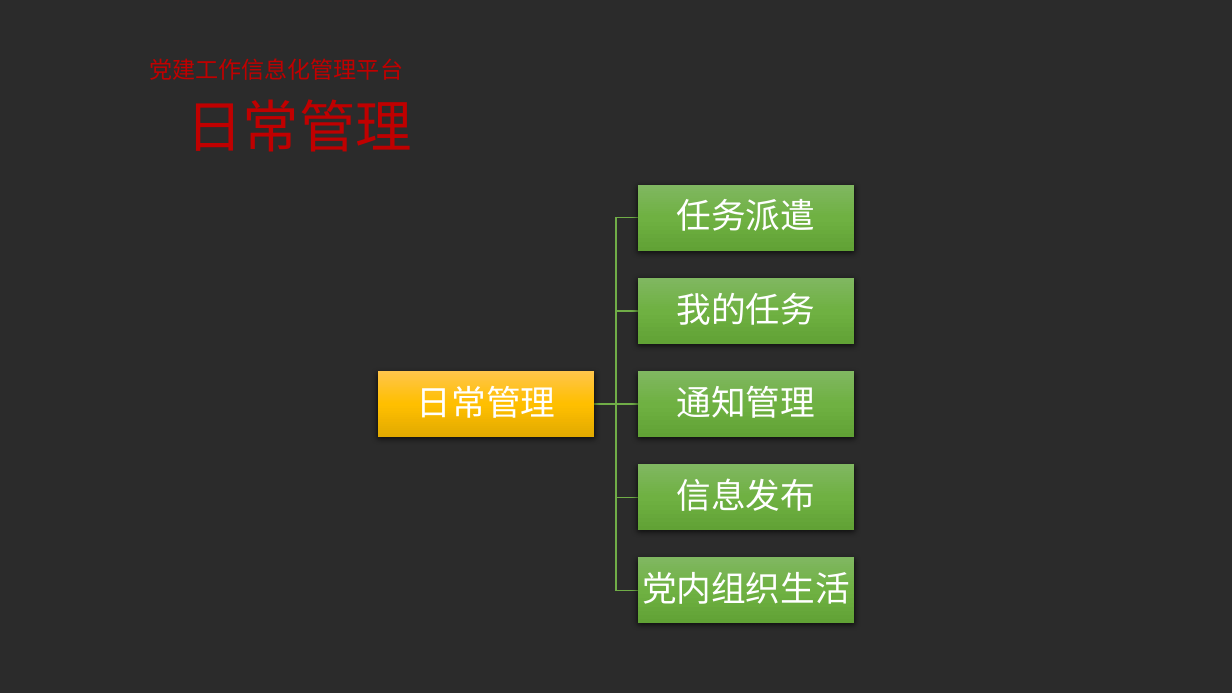
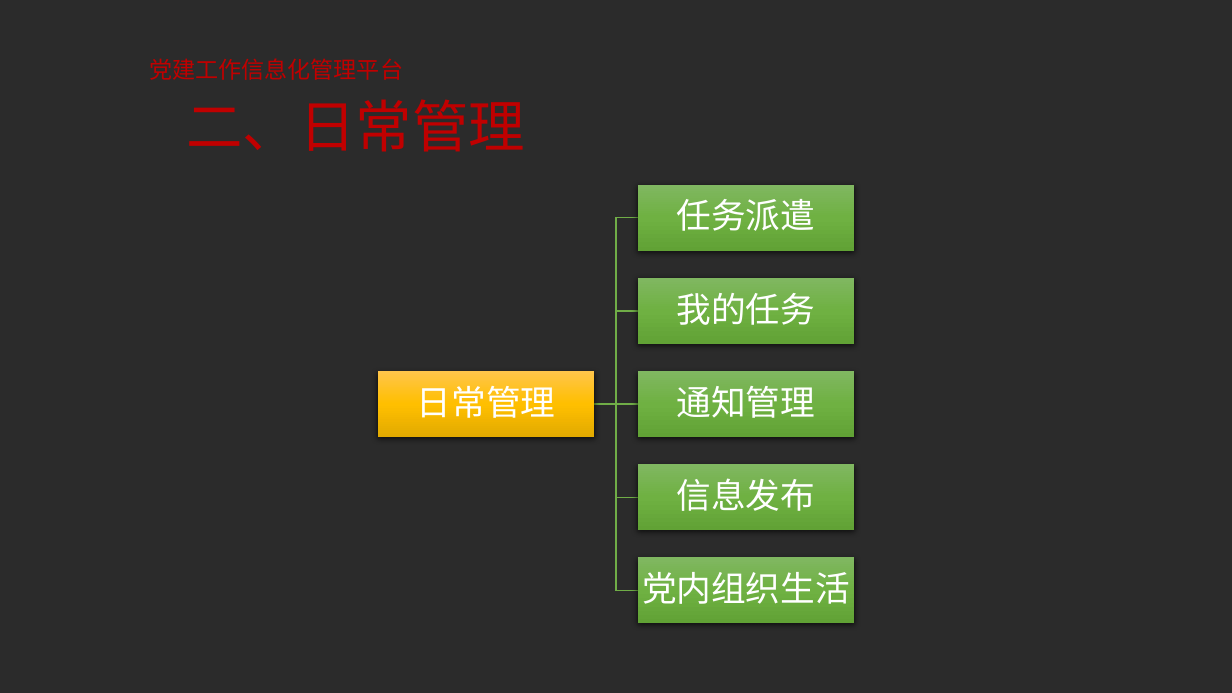
Before and after one commit to rider11-dev/work, a slide deck: slide 4 of PartyBuilding/党建资料/党建演示ppt/党建工作信息化管理平台.pptx. Drawn at 1232x693 pixels with LibreOffice and Linux fonts; fonts in the diff are those of the drawing; background and template pictures are left out; a plain dark background stands for a picture behind light text. Boxes give left, top, right and bottom in pixels: in the first picture for what was removed or moved away, otherwise in the second. Text is boxed around its words. In the diff, an @@ line names an element or a change of style, - is before the commit and + after.

```diff
--- a/PartyBuilding/党建资料/党建演示ppt/党建工作信息化管理平台.pptx
+++ b/PartyBuilding/党建资料/党建演示ppt/党建工作信息化管理平台.pptx
@@ title at (186, 99, 525, 152): text changed @@
-日常管理
+二、日常管理
```
Also in this commit, not shown: 8 other slides changed, 26 other files.
